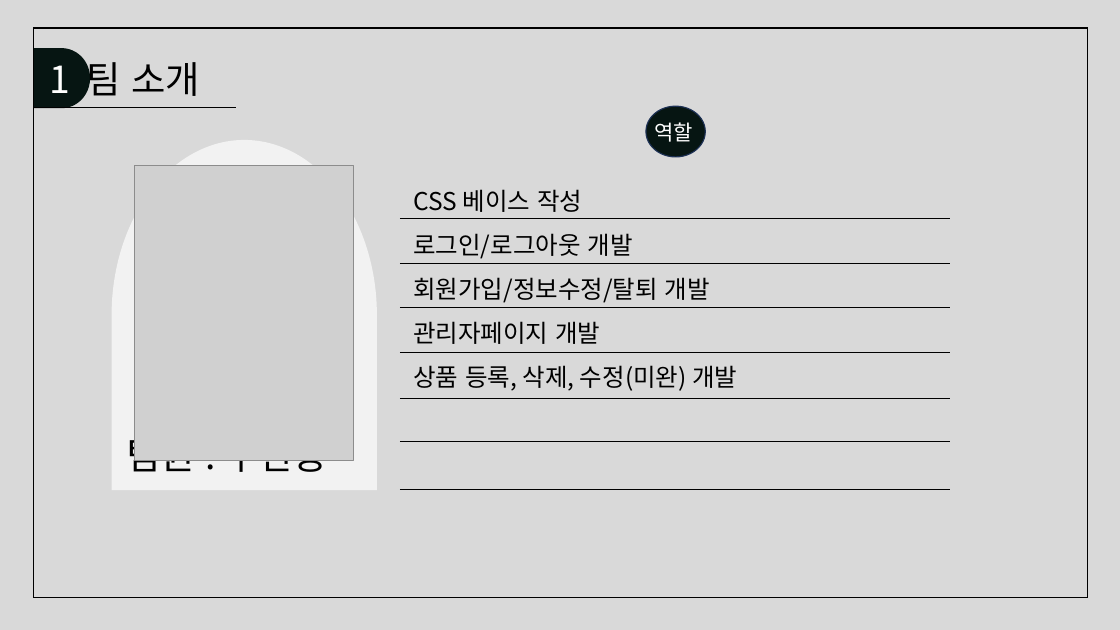
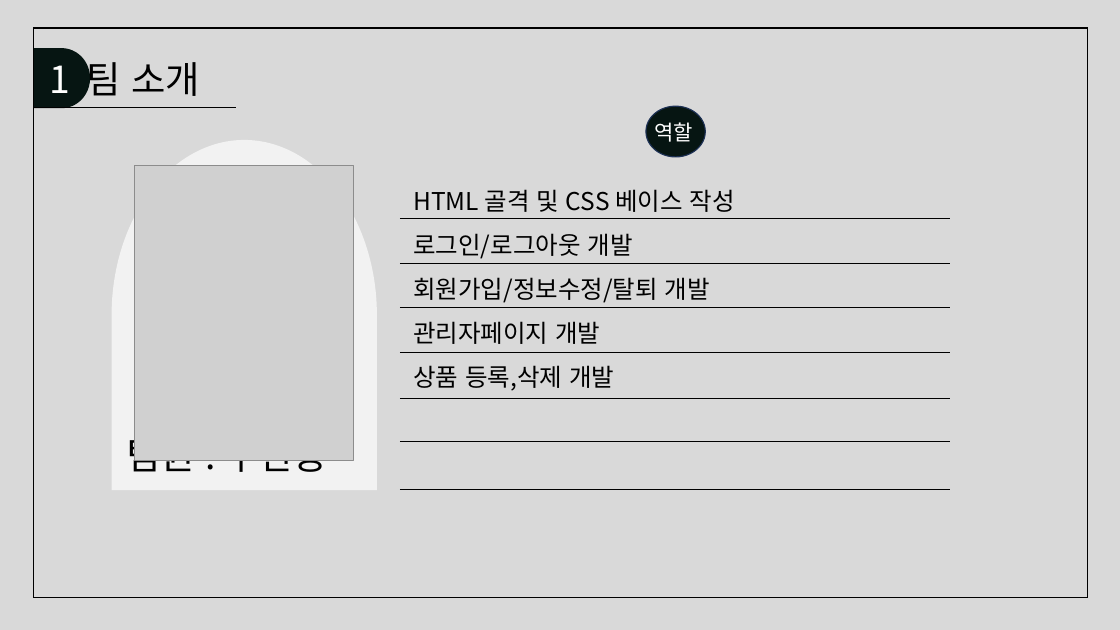
Before and after one commit to juhyeonjong2/KeyBoard, a slide deck: slide 5 of Documents/5. 발표/세상모든키보드.pptx. Drawn at 1120x630 pixels with LibreOffice and Linux fonts; fonts in the diff are those of the drawing; grey boxes stand for pictures. Boxes give left, top, right and bottom in pixels: in the first picture for what was removed or moved away, otherwise in the second. Text is boxed around its words. In the diff, an @@ line names an element or a change of style, - is before the commit and + after.

Commit message:
발표자료 수정
 - 데이터베이스 ERD 추가
 - 구현 탭 추가

```diff
--- a/Documents/5. 발표/세상모든키보드.pptx
+++ b/Documents/5. 발표/세상모든키보드.pptx
@@ text at [413,189,735,212]: text changed @@
-CSS 베이스 작성
+HTML 골격 및 CSS 베이스 작성
@@ text at [413,365,614,391]: text changed @@
-상품 등록, 삭제, 수정(미완) 개발
+상품 등록,삭제 개발
```
Also in this commit, not shown: 5 other slides changed, 2 slides added.
